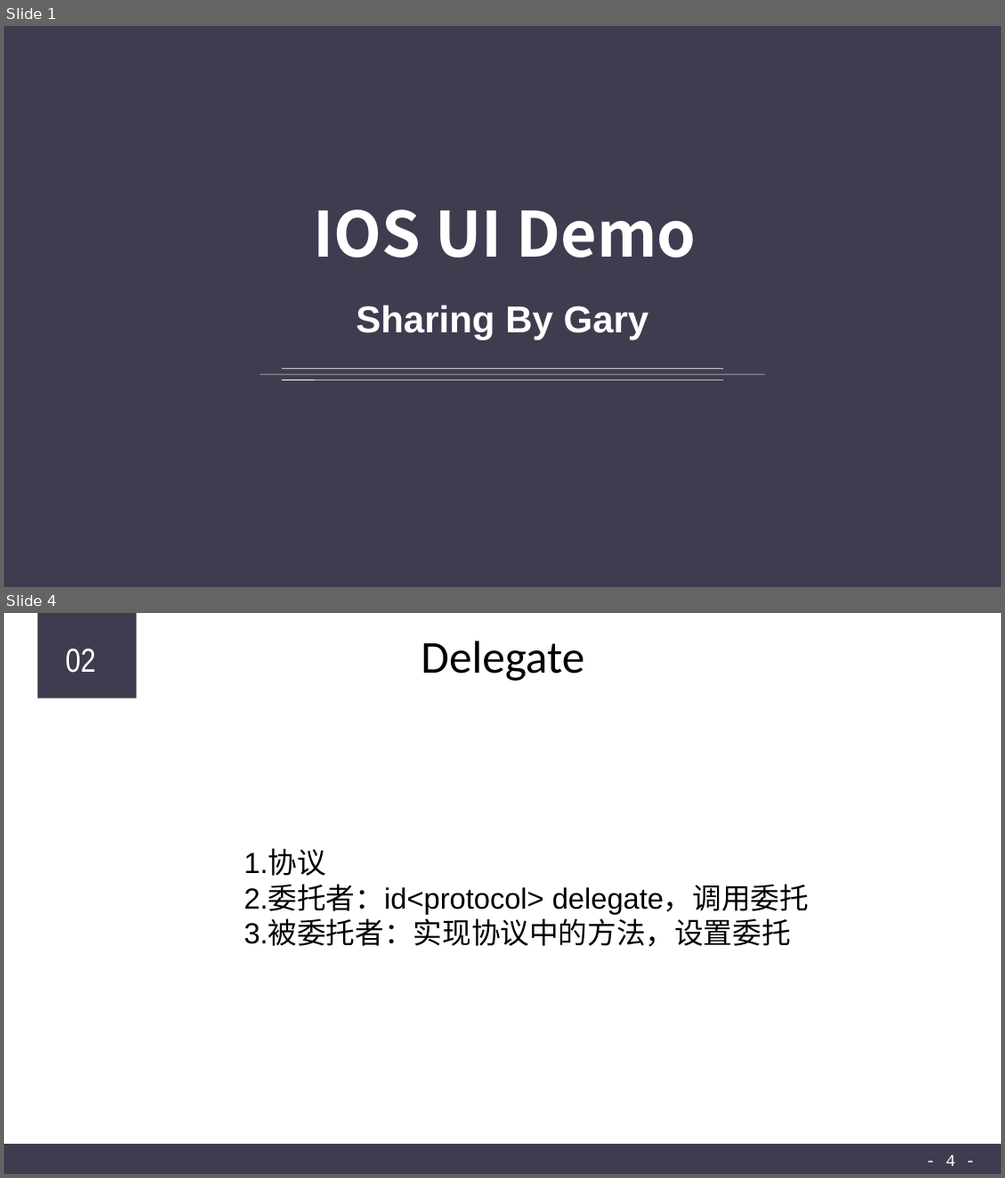
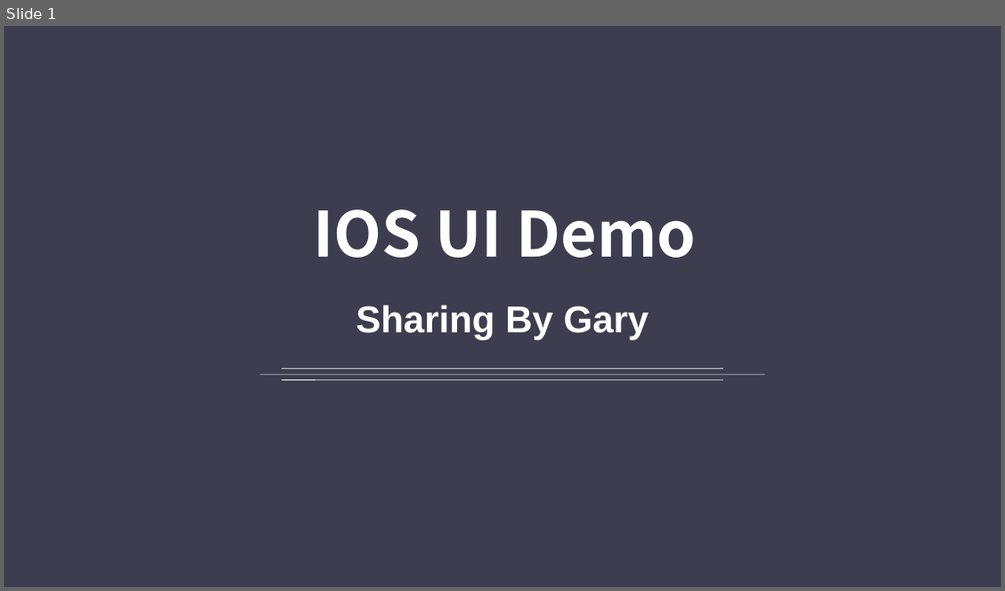
Before and after one commit to CODEJY/IOSProjects, a slide deck: Sharing3.ppt. Shown one above the other, each under a label of ours: slides 1 and 4 before the commit, slide 1 after it; the slides between them are not shown. The pictures are 1005x1178 and 1005x591 pixels, drawn with LibreOffice and Linux fonts; fonts in the diff are those of the drawing. Boxes give left, top, right and bottom in pixels: in the first picture for what was removed or moved away, otherwise in the second. Text is boxed around its words. In the diff, an @@ line names an element or a change of style, - is before the commit and + after.

```diff
--- a/Sharing3.ppt
+++ b/Sharing3.ppt
@@ slide 4 removed at (x1=4, y1=613, x2=1001, y2=1174), background #FFFFFF @@
@@ rectangle removed at (x1=38, y1=613, x2=137, y2=698) @@
@@ text removed at (x1=65, y1=649, x2=96, y2=673) @@
-02
@@ title removed at (x1=421, y1=641, x2=584, y2=681) @@
-Delegate
@@ text removed at (x1=244, y1=850, x2=809, y2=947) @@
-1.协议
-2.委托者：id<protocol> delegate，调用委托
-3.被委托者：实现协议中的方法，设置委托
@@ rectangle removed at (x1=4, y1=1143, x2=1000, y2=1174) @@
@@ page number removed at (x1=946, y1=1154, x2=955, y2=1166) @@
-- 4 -
```
Also in this commit, not shown: 2 slides changed, 3 slides added, 2 other slides removed, 23 other files.
